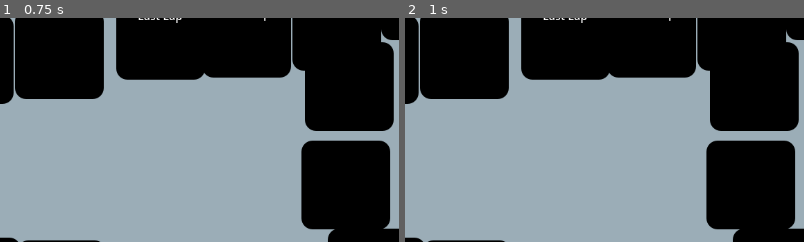
Above: before the commit, frames 1-2 (left to right).
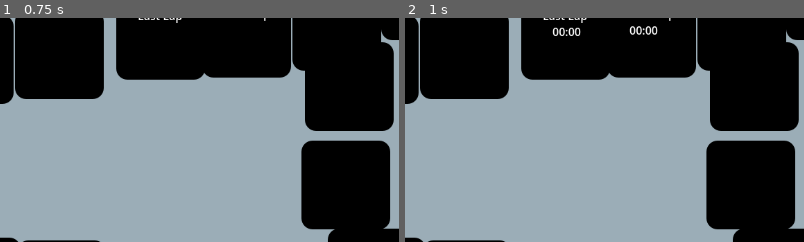
Above: after the commit, the same moments.

Repository: bigmanchadley/2d-car-game
Game: Godot game, scene res://scenes/level.tscn
Same seed, same stepped clock (60 frames per second), same inputs: the game is played once before the commit and once after it. The engine's default icon, where the game draws it, is replaced by a stand-in: a white triangle on a blue panel in a dark square.
Inputs:
- Up to frame 1 (0.75 s): tap Enter at 0.5 s; hold W (P1_Forward) from 0.53 s (still down); tap Down (P2_Backward) at 0.6 s
- Up to frame 2 (1 s): keep holding W (P1_Forward); tap Up (P2_Forward) at 0.8 s
The pictures show only the part of the screen within x 40-90%, y 0-50%; the shares and areas given below are measured in that part.

Frame 1 is identical in both runs. In frame 2, 0.4% of the frame differs, in the area x 36-64%, y 3-9%.
Error before the commit: Parse Error: Preload file "res://car.tscn" does not exist. (res://scripts/manager.gd:16)

Commit message:
Player +- Button. But can break laptimes

Diff:
--- a/scenes/level.tscn
+++ b/scenes/level.tscn
@@ -6,6 +6,7 @@
 [ext_resource type="PackedScene" uid="uid://e6cbta467dna" path="res://scenes/kerb_pair.tscn" id="4_d4j1b"]
 [ext_resource type="PackedScene" uid="uid://di3125n0u5o62" path="res://scenes/stopwatch.tscn" id="5_ik65n"]
 [ext_resource type="Texture2D" uid="uid://m207qdfcfo3e" path="res://art/level_assets/finishline.png" id="6_5166p"]
+[ext_resource type="Texture2D" uid="uid://naoov38akb7q" path="res://art/car_assets/yellowcar.png" id="7_qij7g"]
 
 [node name="Node2D" type="Node2D"]
 script = ExtResource("1_thy2q")
@@ -825,7 +826,14 @@
 texture = ExtResource("6_5166p")
 
 [node name="add_drop_player" type="Button" parent="."]
-offset_left = 226.0
-offset_top = -501.0
-offset_right = 234.0
-offset_bottom = -493.0
+texture_filter = 1
+texture_repeat = 1
+offset_left = 176.0
+offset_top = -512.0
+offset_right = 283.0
+offset_bottom = -466.0
+text = "+- Players
+"
+icon = ExtResource("7_qij7g")
+
+[connection signal="pressed" from="add_drop_player" to="." method="_on_add_drop_player_pressed"]
--- a/scripts/manager.gd
+++ b/scripts/manager.gd
@@ -1,7 +1,21 @@
 extends Node2D
+
+
+const CAR_SCENE = preload("res://scenes/car.tscn")
+const CAR_RED = preload("res://art/car_assets/redcar.png")
+const CAR_BLACK = preload("res://art/car_assets/blackcar.png")
+const CAR_YELLOW = preload("res://art/car_assets/yellowcar.png")
+
+#Players
+var p1
+var p2
+
 
 var starting_position_1 = Vector2(-245, -430)
 var starting_position_2 = Vector2(-245, -400)
+var starting_position_3 = Vector2(-245, -370)
+
+var desired_player_count = 1
 # Called when the node enters the scene tree for the first time.
 func _ready():
 	spawn_players()
@@ -13,29 +27,41 @@
 
 
 func spawn_players():
-	var car_scene = preload("res://car.tscn")
-	var car_color = preload("res://art/car_colors/blackcar.png")
+	if p1:
+		p1.queue_free()
+		p1 = null
+	if p2:
+		p2.queue_free()
+		p2 = null
 
-	var player1 = car_scene.instantiate()
-	player1.position = starting_position_1
-	var car1 = player1.get_node("Car")
-	car1.input_up = "P1_Forward"
-	car1.input_down = "P1_Backward"
-	car1.input_left = "P1_Left"
-	car1.input_right = "P1_Right"
-	add_child(player1)
-
-	var p2 = car_scene.instantiate()
-	p2.position = starting_position_2
-	var p2_car = p2.get_node("Car")
-	var p2_sprite = p2_car.get_node("Sprite2D")
-	p2_sprite.texture = car_color
-	p2_car.input_up = "P2_Forward"
-	p2_car.input_down = "P2_Backward"
-	p2_car.input_left = "P2_Left"
-	p2_car.input_right = "P2_Right"
-	add_child(p2)
+	if desired_player_count >= 1:
+		p1 = CAR_SCENE.instantiate()
+		p1.position = starting_position_1
+		var p1_car = p1.get_node("Car")
+		var p1_sprite = p1_car.get_node("Sprite2D")
+		p1_sprite.texture = CAR_RED
+		p1_car.input_up = "P1_Forward"
+		p1_car.input_down = "P1_Backward"
+		p1_car.input_left = "P1_Left"
+		p1_car.input_right = "P1_Right"
+		add_child(p1)
+	if desired_player_count >= 2:
+		p2 = CAR_SCENE.instantiate()
+		p2.position = starting_position_2
+		var p2_car = p2.get_node("Car")
+		var p2_sprite = p2_car.get_node("Sprite2D")
+		p2_sprite.texture = CAR_BLACK
+		p2_car.input_up = "P2_Forward"
+		p2_car.input_down = "P2_Backward"
+		p2_car.input_left = "P2_Left"
+		p2_car.input_right = "P2_Right"
+		add_child(p2)
 
 
 func _on_add_drop_player_pressed():
+	desired_player_count += 1
+	if desired_player_count > 2:
+		desired_player_count = 1
+	spawn_players()
+	print_debug("button pressed")
 	pass # Replace with function body.
Not shown: 1 places in scenes/level.tscn that only renumber resources
